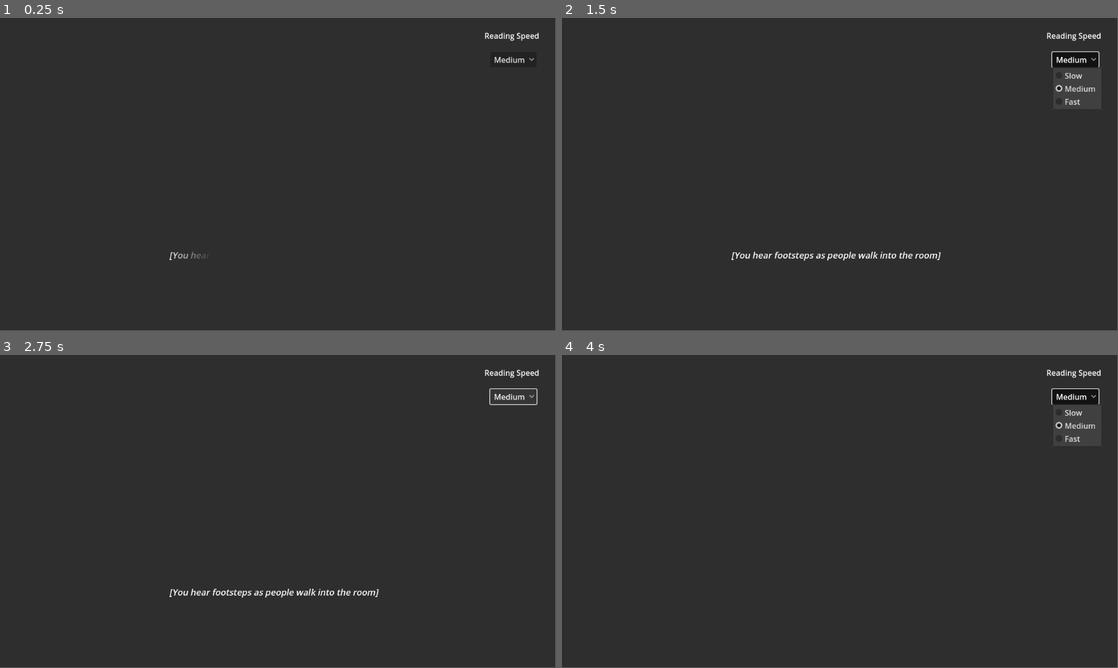
Above: before the commit, frames 1-4 (two rows, left to right).
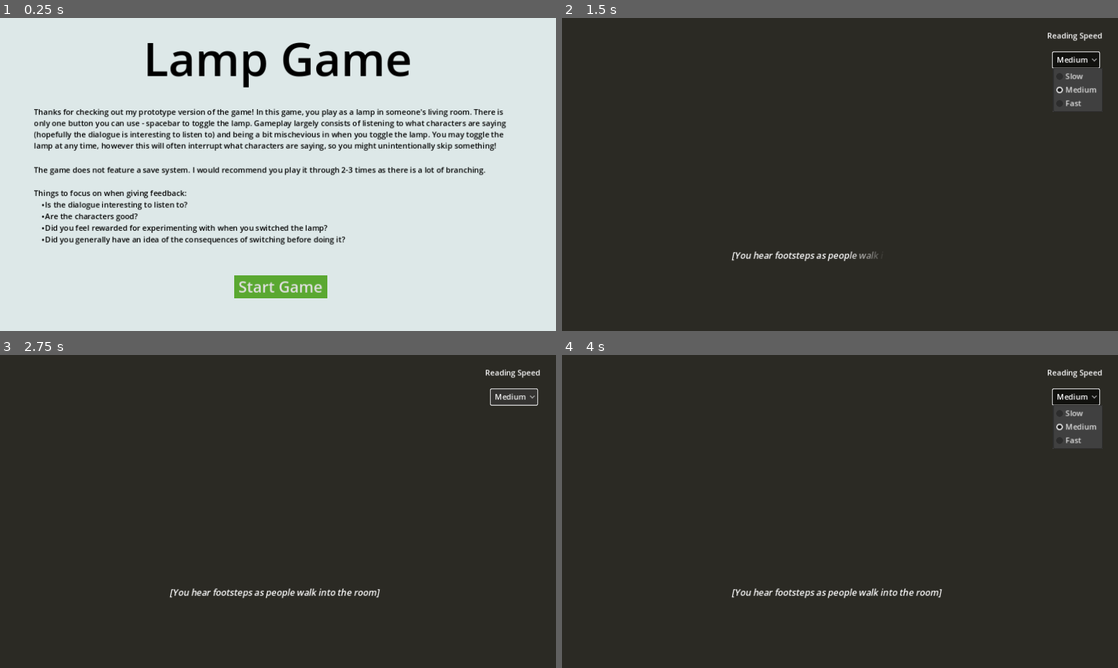
Above: after the commit, the same moments.

Repository: smileyface12349/lamp-game
Game: Godot game, scene res://menu.tscn
The game is run twice, just before and just after one commit, with the same random seed, the same clock (stepped at 60 frames per second) and the same inputs. Before the commit the project starts from res://main.tscn.
Inputs (mouse positions are in pixels of both pictures, inside the frame that each line leads up to):
- Up to frame 1 (0.25 s): no input
- Up to frame 2 (1.5 s): click (840, 287) at 0.5 s, where only the run after the commit has a clickable "Start Game"; click "Medium" at 1.25 s
- Up to frame 3 (2.75 s): click "Medium" at 2 s
- Up to frame 4 (4 s): click "Medium" at 2.75 s; tap Enter at 3.5 s; tap Space (toggle_lamp, bound only after the commit) at 3.6 s
In our replay, the window is 799x449 before the commit and 800x450 after it. These sizes can differ from the game's own. Grey fills any space a smaller window leaves; there, only what the larger window draws over its background counts as a difference.

The runs differ from the first frame. In frame 1, 98% of the frame differs, in the area x 0-100%, y 0-100%; in frame 2, 1.0%; in frame 3, 0.8%; in frame 4, 1.0%.

Commit message:
Added functionality to switch the lamp & some more dialogue

Diff:
--- a/Dialogue/all_dialogue.gd
+++ b/Dialogue/all_dialogue.gd
@@ -8,14 +8,14 @@
 
 	# INITIAL: Colin walks into the room with his friends and puts the light on.
 	# Switching the light on at any point will interrupt this and skip to the next section.
-	"initial_0": Dialogue.new(NoCharacter.new(), "[You hear footsteps as people walk into the room]", DialogueActionOff.new("initial_1", "voice_activated_0")),
-	"initial_1": Dialogue.new(CharacterColin.new(), "Yeah great thanks how are you?", DialogueActionOff.new("initial_2", "voice_activated_0")),
-	"initial_2": Dialogue.new(CharacterWendy.new(), "OMG you wouldn't believe it! This morning there was an ice cream van and it as a-ma-zing!", DialogueActionOff.new("initial_3", "voice_activated_0")),
-	"initial_3": Dialogue.new(CharacterEdmund.new(), "An ice cream van in December?", DialogueActionOff.new("initial_4", "voice_activated_0")),
-	"initial_4": Dialogue.new(CharacterWendy.new(), "Oh stop being so boring, sweetheart. You can have ice cream whenever you want!", DialogueActionOff.new("initial_5", "voice_activated_0")),
-	"initial_5": Dialogue.new(CharacterLaurie.new(), "Surprised they get enough business...", DialogueActionOff.new("initial_6", "voice_activated_0")),
-	"initial_6": Dialogue.new(CharacterColin.new(), "Anyway! Take a seat, I'll pop the lamp on and make some tea.", DialogueActionOff.new("initial_7", "voice_activated_0", true, 2.0)),
-	"initial_7": Dialogue.new(CharacterColin.new(), "[slower and louder] I said, I'll pop the lamp on...", DialogueActionOff.new("initial_8", "voice_activated_0", true, 2.0)),
+	"initial_0": Dialogue.new(NoCharacter.new(), "[You hear footsteps as people walk into the room]", DialogueActionOff.new("initial_1", "sensor_on_0")),
+	"initial_1": Dialogue.new(CharacterColin.new(), "Yeah great thanks how are you?", DialogueActionOff.new("initial_2", "sensor_on_0")),
+	"initial_2": Dialogue.new(CharacterWendy.new(), "OMG you wouldn't believe it! This morning there was an ice cream van and it was a-ma-zing!", DialogueActionOff.new("initial_3", "sensor_on_0")),
+	"initial_3": Dialogue.new(CharacterEdmund.new(), "An ice cream van in December?", DialogueActionOff.new("initial_4", "sensor_on_0")),
+	"initial_4": Dialogue.new(CharacterWendy.new(), "Oh stop being so boring, sweetheart. You can have ice cream whenever you want!", DialogueActionOff.new("initial_5", "sensor_on_0")),
+	"initial_5": Dialogue.new(CharacterLaurie.new(), "Surprised they get enough business...", DialogueActionOff.new("initial_6", "sensor_on_0")),
+	"initial_6": Dialogue.new(CharacterColin.new(), "Anyway! Take a seat, I'll pop the lamp on and make some tea.", DialogueActionOff.new("initial_7", "voice_activated_0", true, 1.0)),
+	"initial_7": Dialogue.new(CharacterColin.new(), "[slower and louder] I said, I'll pop the lamp on...", DialogueActionOff.new("initial_8", "voice_activated_0", true, 3.0), ["SHOW_CONTROLS"]),
 	"initial_8": Dialogue.new(CharacterColin.new(), "[sigh] I'M TALKING TO YOU!!", DialogueActionOff.new("initial_9", "voice_activated_0", 1.0)),
 	"initial_9": Dialogue.new(CharacterEdmund.new(), "[whisphers] Is he ok?", DialogueActionOff.new("initial_refuse_1", "voice_activated_0")),
 
@@ -25,10 +25,33 @@
 	"initial_refuse_3": Dialogue.new(CharacterColin.new(), "Oh get on with it, you're embarrassing me", DialogueActionOff.new("initial_refuse_4", "voice_activated_0_annoyed", true, 3.0)),
 	"initial_refuse_4": Dialogue.new(CharacterColin.new(), "Switch on already!", DialogueActionOff.new("initial_refuse_1", "voice_activated_0_annoyed", true, 3.0)),
 
+	# SENSOR_ON: The player switches the light on early, and the characters assume it's a sensor
+	"sensor_on_0": Dialogue.new(CharacterWendy.new(), "Oooh, a sensor-activated light. Cool!", DialogueActionOn.new("sensor_on_0a", "sensor_off_0")),
+	"sensor_on_0a": Dialogue.new(CharacterWendy.new(), "Well, I'm assuming it's sensor-activated because it went on as soon as we walked into the room...", DialogueActionOn.new("sensor_on_1", "sensor_off_0")),
+	"sensor_on_1": Dialogue.new(CharacterColin.new(), "Uh, yeah, I guess?", DialogueActionOn.new("sensor_on_2", "sensor_off_0")),
+	"sensor_on_2": Dialogue.new(CharacterEdmund.new(), "Suspicious...", DialogueActionOn.new("sensor_on_3", "sensor_off_0")),
+	"sensor_on_3": Dialogue.new(CharacterColin.new(), "Sometimes it just responds to what I say...", DialogueActionOn.new("sensor_on_4", "sensor_cooperate_0", 2.0)),
+	"sensor_on_4": Dialogue.new(CharacterColin.new(), "Come on! Turn off...", DialogueActionOn.new("sensor_on_5", "sensor_cooperate_0", 2.0)),
+	"sensor_on_5": Dialogue.new(CharacterEdmund.new(), "Have you considered the possibility that it's just... a light that's activated by a sensor?", DialogueActionOn.new("sensor_on_6", "sensor_cooperate_0")),
+	"sensor_on_6": Dialogue.new(CharacterColin.new(), "No, it's better than that. It listens to me!", DialogueActionOn.new("sensor_on_7", "sensor_cooperate_0", 1.0)),
+	"sensor_on_7": Dialogue.new(CharacterLaurie.new(), "Sure...", DialogueActionOn.new("sensor_on_8", "sensor_cooperate_0")),
+	"sensor_on_8": Dialogue.new(CharacterColin.new(), "Lamp, turn on!", DialogueActionOn.new("initial_8", "sensor_cooperate_0", 2.0)),
+
+	# SENSOR_OFF: The player switches the light off while the characters think it's a sensor
+	"sensor_off_0": Dialogue.new(CharacterLaurie.new(), "[laughs] Clearly not, it must just be broken", DialogueActionOff.new("sensor_off_1", "sensor_broken_0")),
+	"sensor_off_1": Dialogue.new(CharacterColin.new(), "No it's not! Look, it'll turn back on any moment now...", DialogueActionOff.new("initial_8", "sensor_cooperate_0")),
+
+	# SENSOR_COOPERATE: The player co-operates with Colin and turns the light back on after turning it off
+	"sensor_cooperate_0": Dialogue.new(CharacterColin.new(), "See!", DialogueActionOn.new("voice_activated_0", "voice_activated_off_0")),
+
+	# SENSOR_BROKEN: The player switches the light back on too early, and the players think it's broken
+	"sensor_broken_0": Dialogue.new(CharacterWendy.new(), "Yep, definitely broken...", DialogueActionOn.new("sensor_broken_1", "voice_activated_off_0")),
+	"sensor_broken_1": Dialogue.new(CharacterColin.new(), "It's not broken. It just... can be a bit tempermental", DialogueActionOn.new("sensor_broken_2", "voice_activated_off_0")),
+
 	# VOICE_ACTIVATED: The guests notice the light switch on and start asking questions about the lamp
-	"voice_activated_0_annoyed": Dialogue.new(CharacterColin.new(), "Finally!", DialogueActionOn.new("voice_activated_0", "voice_activated_off")),
-	"voice_activated_0": Dialogue.new(CharacterWendy.new(), "Woah! Is this light voice activated?", DialogueActionOn.new("voice_activated_1", "voice_activated_off")),
-	"voice_activated_1": Dialogue.new(CharacterColin.new(), "Oh yes! Just you watch...", DialogueActionOn.new("voice_activated_2", "voice_activated_off")),
+	"voice_activated_0_annoyed": Dialogue.new(CharacterColin.new(), "Finally!", DialogueActionOn.new("voice_activated_0", "voice_activated_off_0"), ["HIDE_CONTROLS"]),
+	"voice_activated_0": Dialogue.new(CharacterWendy.new(), "Woah! Is this light voice activated?", DialogueActionOn.new("voice_activated_1", "voice_activated_off_0"), ["HIDE_CONTROLS"]),
+	"voice_activated_1": Dialogue.new(CharacterColin.new(), "Oh yes! Just you watch...", DialogueActionOn.new("voice_activated_2", "voice_activated_off_0")),
 	"voice_activated_2": Dialogue.new(CharacterColin.new(), "Lamp, switch off!", DialogueActionOn.new("voice_activated_refuse_1", "voice_activated_3", true, 3.0)),
 	"voice_activated_3": Dialogue.new(CharacterColin.new(), "Aaand, on!", DialogueActionOff.new("voice_activated_refuse_2", "voice_activated_4", true, 3.0)),
 	"voice_activated_4": Dialogue.new(CharacterLaurie.new(), "[whispers] Woah!", DialogueActionOn.new("voice_activated_5", "voice_activated_off_0")),
--- a/Dialogue/dialogue.gd
+++ b/Dialogue/dialogue.gd
@@ -4,11 +4,13 @@
 var author: Character
 var text: String
 var action: DialogueAction
+var flags: Array[String]
 
-func _init(author: Character, text: String, action: DialogueAction) -> void:
+func _init(author: Character, text: String, action: DialogueAction, flags: Array[String] = []) -> void:
 	self.author = author
 	self.text = text
 	self.action = action
+	self.flags = flags
 
 func get_text() -> String:
 	if author is NoCharacter:
--- a/Dialogue/dialogue_action.gd
+++ b/Dialogue/dialogue_action.gd
@@ -25,3 +25,14 @@
 	self.off_off = off_off
 	self.interrupt = interrupt
 	self.delay = delay
+
+# Get the piece of dialogue to go to next
+func get_next(old_lamp_state: bool, new_lamp_state: bool) -> String:
+	if old_lamp_state and new_lamp_state:
+		return self.on_on
+	elif old_lamp_state and not new_lamp_state:
+		return self.on_off
+	elif not old_lamp_state and new_lamp_state:
+		return self.off_on
+	else:
+		return self.off_off
--- a/level_controller.gd
+++ b/level_controller.gd
@@ -4,8 +4,10 @@
 @export var lampOff: Panel
 @export var dialogueText: RichTextLabel
 @export var readingSpeedDropdown: OptionButton
+@export var controlsHint: RichTextLabel
 
-var state: Dialogue = AllDialogue.DIALOGUE["initial_0"]
+var current: Dialogue = AllDialogue.DIALOGUE["initial_0"]
+var lamp: bool = false
 var elapsed: float = 0.0
 var timeForDialogue: float = 0.0
 var animationIn: float = -ANIMATION_FADE_LENGTH
@@ -24,7 +26,7 @@
 	reading_speed_changed(1)
 
 	# Initialise state to the first bit of dialogue
-	change_state(state)
+	change_state("initial_0")
 
 	# Connect buttons to methods
 	readingSpeedDropdown.connect("item_selected", reading_speed_changed)
@@ -35,12 +37,11 @@
 
 	# Switch when time elapsed
 	if elapsed > timeForDialogue:
-		change_state(AllDialogue.DIALOGUE[state.action.off_off])
-		elapsed = 0
+		change_state(current.action.get_next(lamp, lamp))
 
 	# Fade in
 	animationIn += ANIMATION_IN_CHARACTERS_PER_SECOND * delta
-	dialogueText.text = "[fade start=" + str(floor(animationIn)) + " length=" + str(ANIMATION_FADE_LENGTH) + "]" + state.get_text()
+	dialogueText.text = "[fade start=" + str(floor(animationIn)) + " length=" + str(ANIMATION_FADE_LENGTH) + "]" + current.get_text()
 
 	# Fade out
 	if elapsed > timeForDialogue - ANIMATION_OUT_DURATION - EXTRA_BLACK_TIME:
@@ -49,12 +50,32 @@
 	else:
 		dialogueText.modulate = Color(1, 1, 1, 1)
 
+# Toggle lamp with space bar
+func _input(event: InputEvent) -> void:
+	if Input.is_action_just_pressed("toggle_lamp"):
+		change_state(current.action.get_next(lamp, !lamp))
+		lamp = !lamp
+		lampOn.visible = lamp
+		lampOff.visible = !lamp
+		if lamp:
+			dialogueText.add_theme_color_override("default_color", Color.BLACK)
+		else:
+			dialogueText.add_theme_color_override("default_color", Color.WHITE)
+
 # Change the current piece of dialogue
-func change_state(new_state: Dialogue) -> void:
-	state = new_state
-	dialogueText.text = state.get_text()
-	timeForDialogue = state.get_total_time(wpm, extra_seconds)
+func change_state(id: String) -> void:
+	current = AllDialogue.DIALOGUE[id]
+	dialogueText.text = current.get_text()
+	timeForDialogue = current.get_total_time(wpm, extra_seconds)
+	elapsed = 0
 	animationIn = -ANIMATION_FADE_LENGTH
+
+	# Process special behaviours
+	if not current.flags.is_empty():
+		if "SHOW_CONTROLS" in current.flags:
+			controlsHint.show()
+		elif "HIDE_CONTROLS" in current.flags:
+			controlsHint.hide()
 
 # User has adjusted their reading speed
 func reading_speed_changed(index: int) -> void:
--- a/main.tscn
+++ b/main.tscn
@@ -1,11 +1,14 @@
-[gd_scene load_steps=3 format=3 uid="uid://bqoql2a4kdv8w"]
+[gd_scene load_steps=4 format=3 uid="uid://bqoql2a4kdv8w"]
 
 [ext_resource type="Script" path="res://level_controller.gd" id="1_ogbp5"]
 
 [sub_resource type="StyleBoxFlat" id="StyleBoxFlat_qyk86"]
-bg_color = Color(0.18, 0.18, 0.18, 1)
+bg_color = Color(0.96, 0.9216, 0.7296, 1)
 
-[node name="Root" type="Control" node_paths=PackedStringArray("lampOn", "lampOff", "dialogueText", "readingSpeedDropdown")]
+[sub_resource type="StyleBoxFlat" id="StyleBoxFlat_ba34r"]
+bg_color = Color(0.17, 0.165467, 0.1428, 1)
+
+[node name="Root" type="Control" node_paths=PackedStringArray("lampOn", "lampOff", "dialogueText", "readingSpeedDropdown", "controlsHint")]
 layout_mode = 3
 anchors_preset = 0
 script = ExtResource("1_ogbp5")
@@ -13,23 +16,24 @@
 lampOff = NodePath("LampOff")
 dialogueText = NodePath("Dialogue")
 readingSpeedDropdown = NodePath("ReadingSpeed/OptionButton")
+controlsHint = NodePath("ControlsHint")
 
 [node name="LampOn" type="Panel" parent="."]
 visible = false
 layout_mode = 0
 offset_left = -24.0
 offset_top = -20.0
-offset_right = 1185.0
-offset_bottom = 678.0
+offset_right = 2818.0
+offset_bottom = 1717.0
 theme_override_styles/panel = SubResource("StyleBoxFlat_qyk86")
 
 [node name="LampOff" type="Panel" parent="."]
 layout_mode = 0
 offset_left = -24.0
 offset_top = -20.0
-offset_right = 1185.0
-offset_bottom = 678.0
-theme_override_styles/panel = SubResource("StyleBoxFlat_qyk86")
+offset_right = 2851.0
+offset_bottom = 1737.0
+theme_override_styles/panel = SubResource("StyleBoxFlat_ba34r")
 
 [node name="Dialogue" type="RichTextLabel" parent="."]
 layout_mode = 0
@@ -95,3 +99,13 @@
 offset_right = 103.0
 offset_bottom = 172.0
 text = "Fast"
+
+[node name="ControlsHint" type="RichTextLabel" parent="."]
+visible = false
+layout_mode = 0
+offset_left = 363.0
+offset_top = 71.0
+offset_right = 780.0
+offset_bottom = 96.0
+bbcode_enabled = true
+text = "[center]Press SPACE to switch yourself on/off"
--- /dev/null
+++ b/menu.gd
@@ -0,0 +1,12 @@
+extends Node
+
+@export var startButton: Button
+
+
+# Called when the node enters the scene tree for the first time.
+func _ready() -> void:
+	startButton.connect("pressed", start_game)
+
+
+func start_game() -> void:
+	get_tree().change_scene_to_file("res://main.tscn")
--- /dev/null
+++ b/menu.tscn
@@ -0,0 +1,75 @@
+[gd_scene load_steps=4 format=3 uid="uid://dil6qbbjahxp5"]
+
+[ext_resource type="Script" path="res://menu.gd" id="1_hw8f6"]
+[ext_resource type="Theme" uid="uid://20w3bkrdq4fg" path="res://menu_panel.tres" id="2_2jgcf"]
+
+[sub_resource type="StyleBoxFlat" id="StyleBoxFlat_dnhq0"]
+bg_color = Color(0.35541, 0.66, 0.1914, 1)
+
+[node name="Menu" type="Control" node_paths=PackedStringArray("startButton")]
+layout_mode = 3
+anchors_preset = 0
+script = ExtResource("1_hw8f6")
+startButton = NodePath("Panel/Button")
+
+[node name="ExtendedBackground" type="Panel" parent="."]
+layout_mode = 0
+offset_right = 2984.0
+offset_bottom = 1637.0
+theme = ExtResource("2_2jgcf")
+
+[node name="Panel" type="Panel" parent="."]
+layout_mode = 0
+offset_right = 1152.0
+offset_bottom = 647.0
+theme = ExtResource("2_2jgcf")
+
+[node name="Title" type="RichTextLabel" parent="Panel"]
+layout_mode = 1
+anchors_preset = 10
+anchor_right = 1.0
+offset_top = 17.0
+offset_bottom = 167.0
+grow_horizontal = 2
+theme_override_colors/default_color = Color(0, 0, 0, 1)
+theme_override_font_sizes/normal_font_size = 96
+bbcode_enabled = true
+text = "[center]Lamp Game"
+
+[node name="Description" type="RichTextLabel" parent="Panel"]
+layout_mode = 1
+anchors_preset = 10
+anchor_right = 1.0
+offset_left = 70.0
+offset_top = 183.0
+offset_right = -74.0
+offset_bottom = 475.0
+grow_horizontal = 2
+theme_override_colors/default_color = Color(0, 0, 0, 1)
+bbcode_enabled = true
+text = "Thanks for checking out my prototype version of the game! In this game, you play as a lamp in someone's living room. There is only one button you can use - spacebar to toggle the lamp. Gameplay largely consists of listening to what characters are saying (hopefully the dialogue is interesting to listen to) and being a bit mischevious in when you toggle the lamp. You may toggle the lamp at any time, however this will often interrupt what characters are saying, so you might unintentionally skip something!
+
+The game does not feature a save system. I would recommend you play it through 2-3 times as there is a lot of branching.
+
+Things to focus on when giving feedback:
+[ul]
+Is the dialogue interesting to listen to?
+Are the characters good?
+Did you feel rewarded for experimenting with when you switched the lamp?
+Did you generally have an idea of the consequences of switching before doing it?"
+
+[node name="Button" type="Button" parent="Panel"]
+layout_mode = 1
+anchors_preset = 12
+anchor_top = 1.0
+anchor_right = 1.0
+anchor_bottom = 1.0
+offset_left = 485.0
+offset_top = -114.0
+offset_right = -474.0
+offset_bottom = -67.0
+grow_horizontal = 2
+grow_vertical = 0
+theme_override_font_sizes/font_size = 32
+theme_override_styles/normal = SubResource("StyleBoxFlat_dnhq0")
+text = "Start Game"
--- /dev/null
+++ b/menu_panel.tres
@@ -0,0 +1,7 @@
+[gd_resource type="Theme" load_steps=2 format=3 uid="uid://20w3bkrdq4fg"]
+
+[sub_resource type="StyleBoxFlat" id="StyleBoxFlat_e7cpm"]
+bg_color = Color(0.8645, 0.91, 0.908483, 1)
+
+[resource]
+Panel/styles/panel = SubResource("StyleBoxFlat_e7cpm")
--- a/project.godot
+++ b/project.godot
@@ -11,14 +11,27 @@
 [application]
 
 config/name="Lamp Game"
-run/main_scene="res://main.tscn"
+run/main_scene="res://menu.tscn"
 config/features=PackedStringArray("4.3", "GL Compatibility")
 config/icon="res://icon.svg"
+
+[display]
+
+window/stretch/mode="canvas_items"
+window/stretch/aspect="expand"
 
 [dotnet]
 
 project/assembly_name="Lamp Game"
 
+[input]
+
+toggle_lamp={
+"deadzone": 0.5,
+"events": [Object(InputEventKey,"resource_local_to_scene":false,"resource_name":"","device":-1,"window_id":0,"alt_pressed":false,"shift_pressed":false,"ctrl_pressed":false,"meta_pressed":false,"pressed":false,"keycode":0,"physical_keycode":32,"key_label":0,"unicode":32,"location":0,"echo":false,"script":null)
+]
+}
+
 [rendering]
 
 renderer/rendering_method="gl_compatibility"
